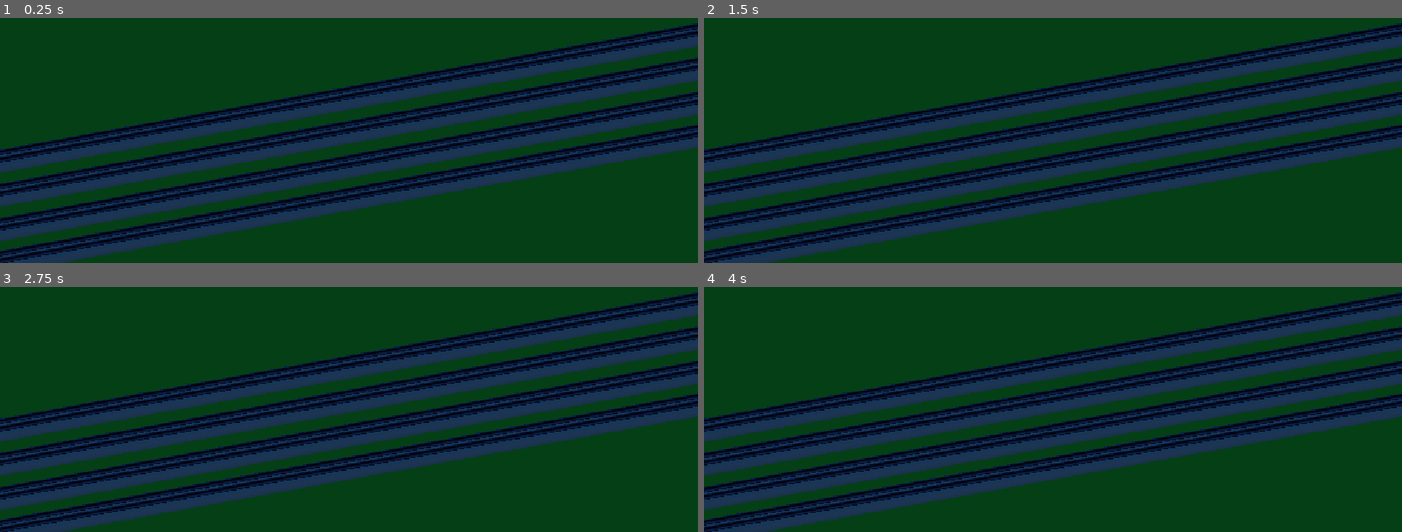
Above: before the commit, frames 1-4 (two rows, left to right).
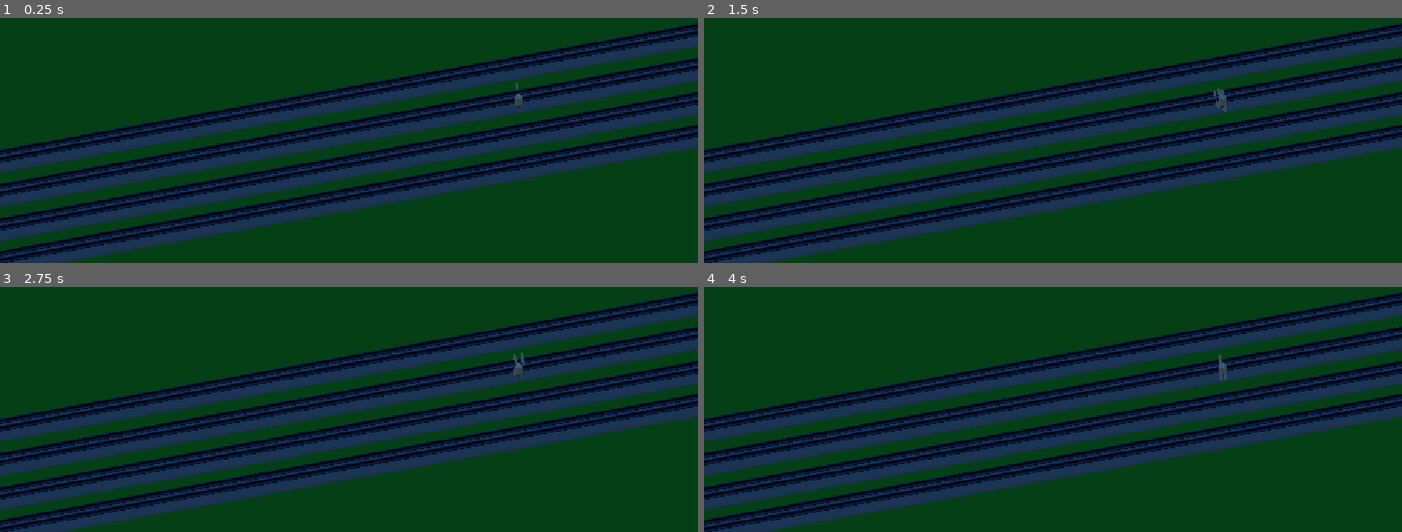
Above: after the commit, the same moments.

Repository: gracedes/mbta-auto-battler
Game: Godot game, scene res://node_2d.tscn
Two runs of this game, one before a commit and one after it. Both use one fixed random seed, a clock stepped at 60 frames per second and the inputs below.
Inputs:
- Up to frame 1 (0.25 s): no input
- Up to frame 2 (1.5 s): tap Enter at 0.5 s; tap Space at 1.25 s
- Up to frame 3 (2.75 s): tap Enter at 2 s
- Up to frame 4 (4 s): tap Space at 2.75 s; tap Enter at 3.5 s

The runs differ from the first frame. In frame 1, less than 0.1% of the frame differs, in the area x 73-75%, y 26-37%; in frame 2, 0.1%, in the area x 73-75%, y 28-39%; in frame 3, less than 0.1%; in frame 4, less than 0.1%.
Error before the commit: Invalid access to property or key 'nearby_lines_updated' on a base object of type 'Node2D (node_2d.gd)'. (res://assets/character/green/greenline.gd:10)
Error after the commit: Invalid access to property or key 'data' on a base object of type 'Nil'. (res://node_2d.gd:54)

Commit message:
Trains appearing script

Diff:
--- a/assets/character/blue/blueline.gd
+++ b/assets/character/blue/blueline.gd
@@ -8,6 +8,8 @@
 	set_active(false)
 	if location_manager:
 		location_manager.nearby_lines_updated.connect(_on_nearby_lines_updated)
+	else:
+		print("WARNING: location_manager not assigned on ", name)
 
 func set_active(is_here: bool) -> void:
 	visible = is_here
--- a/assets/character/green/greenline.gd
+++ b/assets/character/green/greenline.gd
@@ -8,6 +8,8 @@
 	set_active(false)
 	if location_manager:
 		location_manager.nearby_lines_updated.connect(_on_nearby_lines_updated)
+	else:
+		print("WARNING: location_manager not assigned on ", name)
 
 func set_active(is_here: bool) -> void:
 	visible = is_here
--- a/assets/character/orange/orangeline.gd
+++ b/assets/character/orange/orangeline.gd
@@ -8,6 +8,8 @@
 	set_active(false)
 	if location_manager:
 		location_manager.nearby_lines_updated.connect(_on_nearby_lines_updated)
+	else:
+		print("WARNING: location_manager not assigned on ", name)
 
 func set_active(is_here: bool) -> void:
 	visible = is_here
--- a/assets/character/red/redline.gd
+++ b/assets/character/red/redline.gd
@@ -3,11 +3,12 @@
 @export var line_name: String = "Red"
 @export var location_manager: Node
 
-# Called when the node enters the scene tree for the first time.
 func _ready() -> void:
 	set_active(false)
 	if location_manager:
 		location_manager.nearby_lines_updated.connect(_on_nearby_lines_updated)
+	else:
+		print("WARNING: location_manager not assigned on ", name)
 
 func set_active(is_here: bool) -> void:
 	visible = is_here
@@ -15,8 +16,5 @@
 		child.set_deferred("disabled", not is_here)
 
 func _on_nearby_lines_updated(active_lines: Array) -> void:
+	print(name, " received signal! Active lines: ", active_lines)
 	set_active(line_name in active_lines)
-
-# Called every frame. 'delta' is the elapsed time since the previous frame.
-func _process(delta: float) -> void:
-	pass
--- a/node_2d.gd
+++ b/node_2d.gd
@@ -1,5 +1,7 @@
 # Called when the node enters the scene tree for the first time.
 extends Node2D
+
+signal nearby_lines_updated(active_lines: Array)
 
 const API_ROOT = "https://mbta.gracie.foo"
 var headers = []
@@ -59,7 +61,9 @@
 	_start_next()
 
 func loc_ping():
-	var loc_temp = [-71.141287, 42.39583]
+	var loc_temp = [-71.0625, 42.3563]
+	# park street: -71.0625, 42.3563
+	# alewife: -71.141287, 42.39583
 	var h := HTTPRequest.new()
 	h.timeout = 10.0
 	add_child(h)
@@ -75,6 +79,9 @@
 	var json = JSON.parse_string(body.get_string_from_utf8())
 	if json == null:
 		return
+
+	var detected_lines: Array = []
+
 	for station in json["data"]:
 		name = station["attributes"]["name"]
 		print(name)
@@ -90,4 +97,8 @@
 		print(visited)
 		for route in routes[name]:
 			print(route + str(xp))
+			if not route in detected_lines:
+					detected_lines.append(route)
 			# send signal to train to level up
+
+	nearby_lines_updated.emit(detected_lines)
--- a/node_2d.tscn
+++ b/node_2d.tscn
@@ -10,6 +10,49 @@
 [ext_resource type="PackedScene" uid="uid://bosrbetdc2khk" path="res://assets/character/blue/blueline.fbx" id="8_4d7sh"]
 [ext_resource type="Script" uid="uid://yxl118o7kcu6" path="res://assets/character/orange/orangeline.gd" id="8_ir8iy"]
 [ext_resource type="Script" uid="uid://d3cy707fqfc07" path="res://assets/character/blue/blueline.gd" id="9_4d7sh"]
+
+[sub_resource type="ProceduralSkyMaterial" id="ProceduralSkyMaterial_0e48y"]
+sky_top_color = Color(0.2535078, 0.4738986, 0.62155396, 1)
+sky_horizon_color = Color(0.674836, 0.6512496, 0.63957185, 1)
+sky_curve = 0.10606606
+sun_angle_max = 144.94
+
+[sub_resource type="Sky" id="Sky_epypp"]
+sky_material = SubResource("ProceduralSkyMaterial_0e48y")
+
+[sub_resource type="Environment" id="Environment_0e48y"]
+background_mode = 2
+background_color = Color(0.20614836, 0.5218468, 0.4711792, 1)
+background_energy_multiplier = 1.25
+sky = SubResource("Sky_epypp")
+sky_custom_fov = 75.4
+reflected_light_source = 1
+adjustment_enabled = true
+adjustment_brightness = 1.13
+adjustment_contrast = 1.075
+
+[sub_resource type="PlaneMesh" id="PlaneMesh_4r7k6"]
+
+[sub_resource type="StandardMaterial3D" id="StandardMaterial3D_4r7k6"]
+albedo_color = Color(0.22118995, 0.36538273, 0.14086652, 1)
+
+[sub_resource type="WorldBoundaryShape3D" id="WorldBoundaryShape3D_2bg7k"]
+
+[sub_resource type="CapsuleMesh" id="CapsuleMesh_ir8iy"]
+
+[sub_resource type="ParticleProcessMaterial" id="ParticleProcessMaterial_ir8iy"]
+lifetime_randomness = 0.13
+particle_flag_rotate_y = true
+emission_shape = 6
+emission_ring_axis = Vector3(0, 0, 1)
+emission_ring_height = 1.0
+emission_ring_radius = 2.0
+emission_ring_inner_radius = 0.0
+emission_ring_cone_angle = 90.0
+inherit_velocity_ratio = 0.369
+gravity = Vector3(0, 2, 0)
+
+[sub_resource type="QuadMesh" id="QuadMesh_hqns4"]
 
 [sub_resource type="Animation" id="Animation_epypp"]
 length = 0.001
@@ -72,33 +115,6 @@
 &"attack": SubResource("Animation_0hol4")
 }
 
-[sub_resource type="PlaneMesh" id="PlaneMesh_4r7k6"]
-
-[sub_resource type="StandardMaterial3D" id="StandardMaterial3D_4r7k6"]
-albedo_color = Color(0.22118995, 0.36538273, 0.14086652, 1)
-
-[sub_resource type="WorldBoundaryShape3D" id="WorldBoundaryShape3D_2bg7k"]
-
-[sub_resource type="ProceduralSkyMaterial" id="ProceduralSkyMaterial_0e48y"]
-sky_top_color = Color(0.2535078, 0.4738986, 0.62155396, 1)
-sky_horizon_color = Color(0.674836, 0.6512496, 0.63957185, 1)
-sky_curve = 0.10606606
-sun_angle_max = 144.94
-
-[sub_resource type="Sky" id="Sky_epypp"]
-sky_material = SubResource("ProceduralSkyMaterial_0e48y")
-
-[sub_resource type="Environment" id="Environment_0e48y"]
-background_mode = 2
-background_color = Color(0.20614836, 0.5218468, 0.4711792, 1)
-background_energy_multiplier = 1.25
-sky = SubResource("Sky_epypp")
-sky_custom_fov = 75.4
-reflected_light_source = 1
-adjustment_enabled = true
-adjustment_brightness = 1.13
-adjustment_contrast = 1.075
-
 [node name="Node2D" type="Node2D" unique_id=519171290]
 script = ExtResource("1_wtcfe")
 
@@ -112,32 +128,38 @@
 fov = 77.71061
 size = 100.09398
 
-[node name="greenline" parent="." unique_id=1956945032 node_paths=PackedStringArray("location_manager") instance=ExtResource("2_0hol4")]
-transform = Transform3D(1, 0, 0, 0, 1, 0, 0, 0, 1, 0, 1.998, -24.555)
-script = ExtResource("3_q6r6c")
-location_manager = NodePath("..")
+[node name="AreaLight3D" type="AreaLight3D" parent="." unique_id=1176750802]
+transform = Transform3D(1, 0, 0, 0, 1, 0, 0, 0, 1, 0, 60.970352, 32.41156)
 
-[node name="AnimationPlayer" type="AnimationPlayer" parent="greenline" unique_id=437037788]
-libraries/ = SubResource("AnimationLibrary_q6r6c")
-speed_scale = 0.714
+[node name="WorldEnvironment" type="WorldEnvironment" parent="." unique_id=295040243]
+environment = SubResource("Environment_0e48y")
 
-[node name="StaticBody3D" type="StaticBody3D" parent="." unique_id=1113747816]
+[node name="Ground" type="StaticBody3D" parent="." unique_id=1113747816]
 
-[node name="MeshInstance3D" type="MeshInstance3D" parent="StaticBody3D" unique_id=2130203677]
+[node name="MeshInstance3D" type="MeshInstance3D" parent="Ground" unique_id=2130203677]
 transform = Transform3D(625.86, 0, 0, 0, 625.86, 0, 0, 0, 625.86, 0, 0, 0)
 mesh = SubResource("PlaneMesh_4r7k6")
 surface_material_override/0 = SubResource("StandardMaterial3D_4r7k6")
 
-[node name="CollisionShape3D" type="CollisionShape3D" parent="StaticBody3D" unique_id=321809364]
+[node name="CollisionShape3D" type="CollisionShape3D" parent="Ground" unique_id=321809364]
 transform = Transform3D(99.64, 0, 0, 0, 99.64, 0, 0, 0, 99.64, 0, -0.016040802, -28.737028)
 shape = SubResource("WorldBoundaryShape3D_2bg7k")
 debug_color = Color(0.8377409, 0.8371174, 0.8315217, 0.41960785)
 
-[node name="WorldEnvironment" type="WorldEnvironment" parent="." unique_id=295040243]
-environment = SubResource("Environment_0e48y")
+[node name="Enemy" type="StaticBody3D" parent="." unique_id=1374640004]
+transform = Transform3D(1, 0, 0, 0, 1, 0, 0, 0, 1, 5.3601847, 0, -67.69084)
 
-[node name="AreaLight3D" type="AreaLight3D" parent="." unique_id=1176750802]
-transform = Transform3D(1, 0, 0, 0, 1, 0, 0, 0, 1, 0, 60.970352, 32.41156)
+[node name="MeshInstance3D" type="MeshInstance3D" parent="Enemy" unique_id=1308014217]
+transform = Transform3D(1, 0, 0, 0, 1, 0, 0, 0, 1, 0, 3.1752539, 0)
+mesh = SubResource("CapsuleMesh_ir8iy")
+
+[node name="CollisionShape3D" type="CollisionShape3D" parent="Enemy" unique_id=211693415]
+
+[node name="GPUParticles3D" type="GPUParticles3D" parent="Enemy" unique_id=620033541]
+transform = Transform3D(1, 0, 0, 0, 1, 0, 0, 0, 1, 0, 3.5215197, 0)
+sub_emitter = NodePath(".")
+process_material = SubResource("ParticleProcessMaterial_ir8iy")
+draw_pass_1 = SubResource("QuadMesh_hqns4")
 
 [node name="rails" parent="." unique_id=1029825365 instance=ExtResource("3_epypp")]
 transform = Transform3D(-1, 0, -3.166382e-06, 0, 1, 0, 1.509958e-07, 0, -20.97, -0.0014533997, 1.9981437, -4.781929)
@@ -151,14 +173,26 @@
 [node name="rails4" parent="." unique_id=481925957 instance=ExtResource("3_epypp")]
 transform = Transform3D(-1, 0, -3.166382e-06, 0, 1, 0, 1.509958e-07, 0, -20.97, 10.66259, 1.9981437, -4.781929)
 
-[node name="redline" parent="." unique_id=82451194 instance=ExtResource("5_q6r6c")]
+[node name="greenline" parent="." unique_id=1956945032 node_paths=PackedStringArray("location_manager") instance=ExtResource("2_0hol4")]
+transform = Transform3D(1, 0, 0, 0, 1, 0, 0, 0, 1, 0, 1.998, -24.555)
+script = ExtResource("3_q6r6c")
+location_manager = NodePath("..")
+
+[node name="AnimationPlayer" type="AnimationPlayer" parent="greenline" unique_id=437037788]
+libraries/ = SubResource("AnimationLibrary_q6r6c")
+speed_scale = 0.714
+
+[node name="redline" parent="." unique_id=82451194 node_paths=PackedStringArray("location_manager") instance=ExtResource("5_q6r6c")]
 transform = Transform3D(1, 0, 0, 0, 1, 0, 0, 0, 1, -10.589, 1.9352875, -27.284311)
 script = ExtResource("6_kdubu")
+location_manager = NodePath("..")
 
-[node name="orangeline" parent="." unique_id=1932407106 instance=ExtResource("7_rj586")]
+[node name="orangeline" parent="." unique_id=1932407106 node_paths=PackedStringArray("location_manager") instance=ExtResource("7_rj586")]
 transform = Transform3D(1, 0, 0, 0, 1, 0, 0, 0, 1, 10.663, 1.935, -26.837805)
 script = ExtResource("8_ir8iy")
+location_manager = NodePath("..")
 
-[node name="blueline" parent="." unique_id=917154609 instance=ExtResource("8_4d7sh")]
+[node name="blueline" parent="." unique_id=917154609 node_paths=PackedStringArray("location_manager") instance=ExtResource("8_4d7sh")]
 transform = Transform3D(1, 0, 0, 0, 1, 0, 0, 0, 1, 21.683, 1.935, -26.989553)
 script = ExtResource("9_4d7sh")
+location_manager = NodePath("..")
